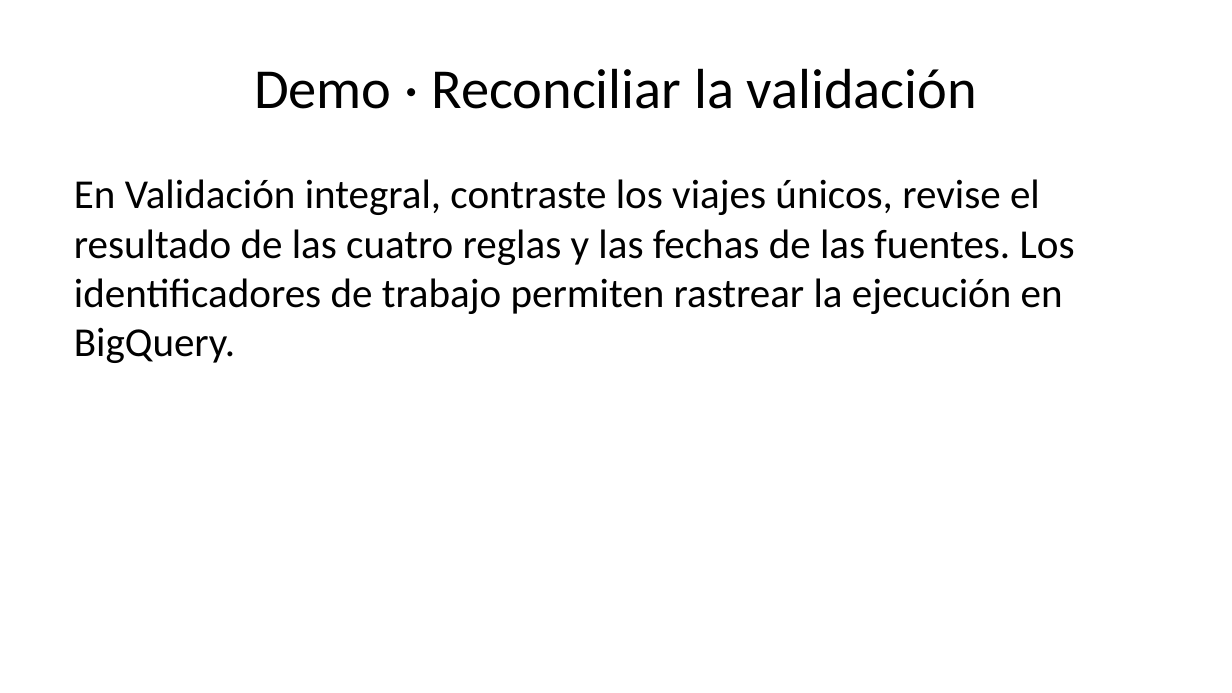
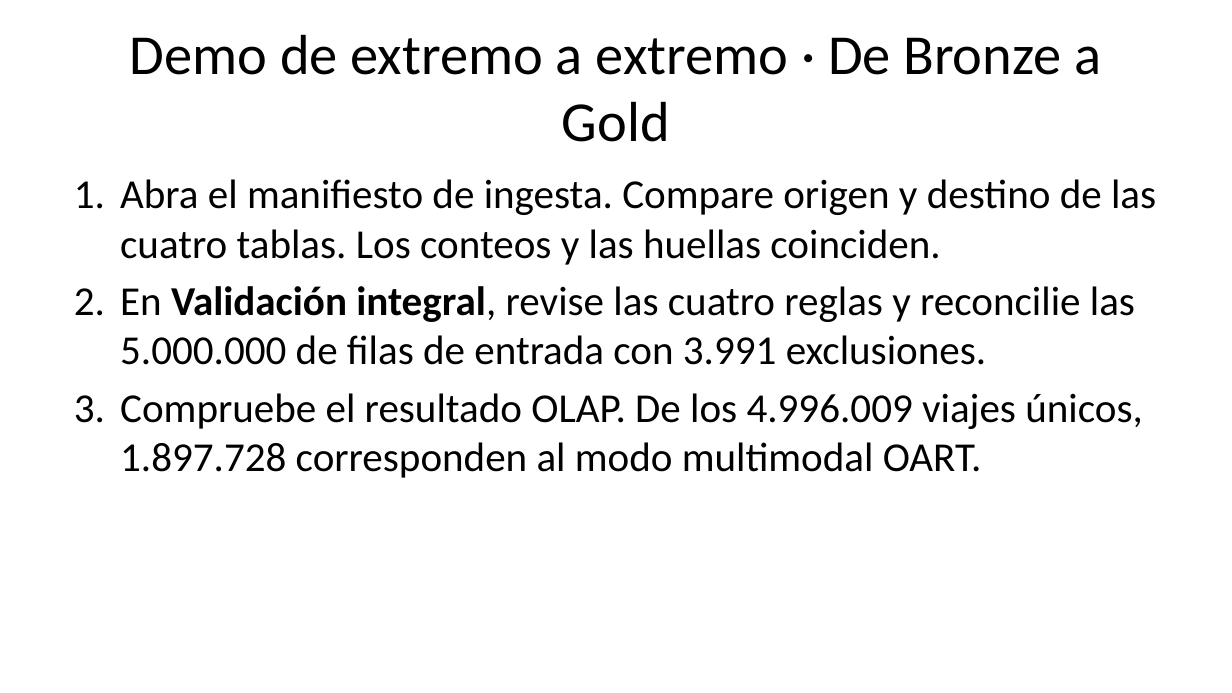
Before and after one commit to AlejandroPinedo/datalandia-lumina-smart-mobility-gcp, a slide deck: slide 10 of P3/entrega/Lumina-P3.pptx (slide 11 before the commit). Drawn at 1232x693 pixels with LibreOffice and Linux fonts; fonts in the diff are those of the drawing. Boxes give left, top, right and bottom in pixels: in the first picture for what was removed or moved away, otherwise in the second. Text is boxed around its words. In the diff, an @@ line names an element or a change of style, - is before the commit and + after.

```diff
--- a/P3/entrega/Lumina-P3.pptx
+++ b/P3/entrega/Lumina-P3.pptx
@@ title at (130,34,1101,142): text changed @@
-Demo · Reconciliar la validación
+Demo de extremo a extremo · De Bronze a Gold
@@ text at (120,179,1156,478): text changed @@
-En Validación integral, contraste los viajes únicos, revise el resultado de las cuatro reglas y las fechas de las fuentes. Los identificadores de trabajo permiten rastrear la ejecución en BigQuery.
+1. Abra el manifiesto de ingesta. Compare origen y destino de las cuatro tablas. Los conteos y las huellas coinciden.
+2. En Validación integral, revise las cuatro reglas y reconcilie las 5.000.000 de filas de entrada con 3.991 exclusiones.
+3. Compruebe el resultado OLAP. De los 4.996.009 viajes únicos, 1.897.728 corresponden al modo multimodal OART.
```
Also in this commit, not shown: 4 other slides changed, 7 slides added, 7 slides removed, 2 other files.
